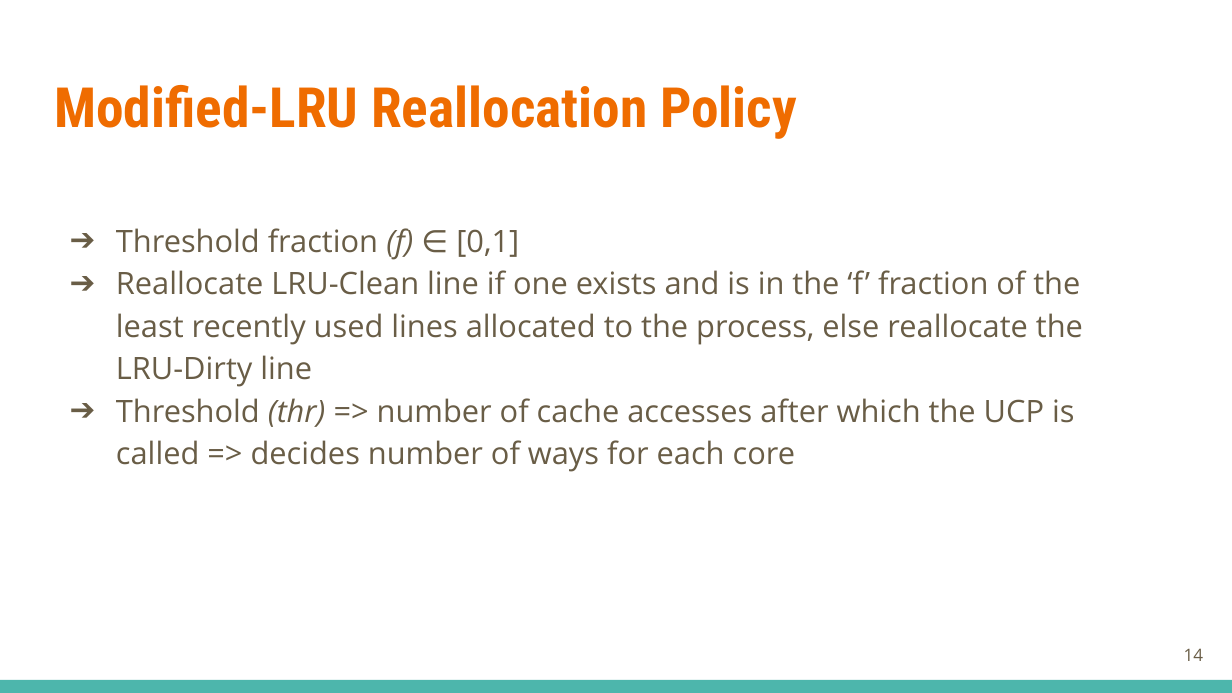
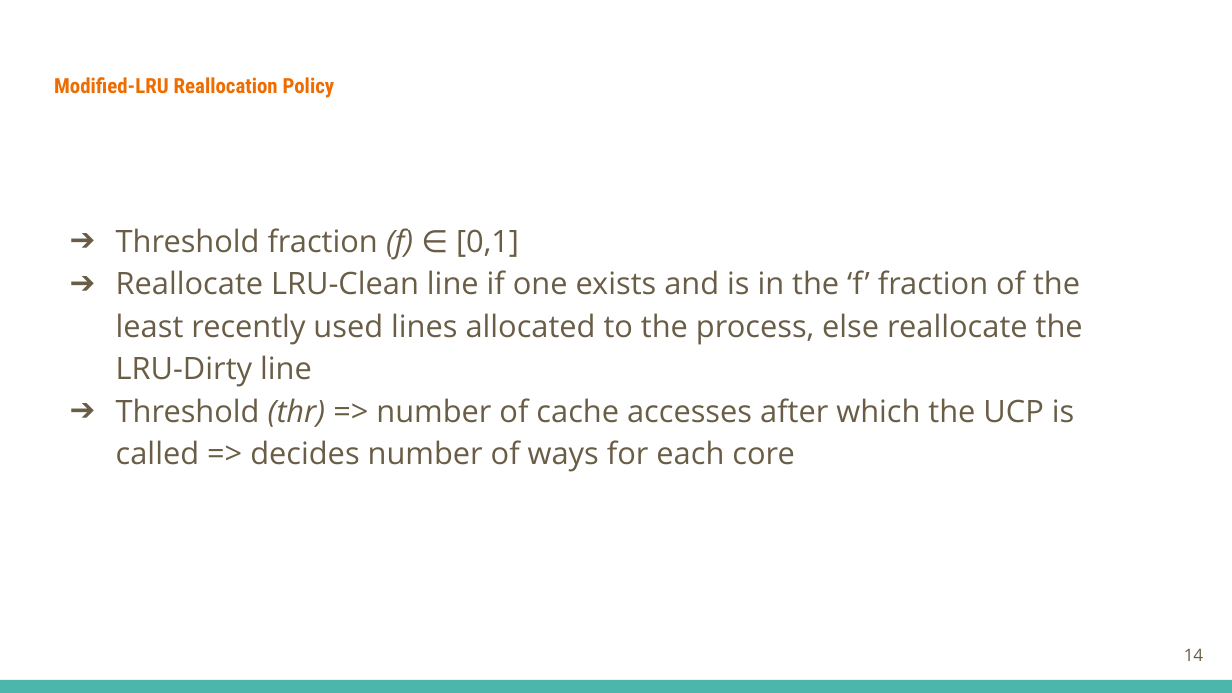
Before and after one commit to AnubhavBhatla/AnubhavBhatla.github.io, a slide deck: slide 14 of assets/pptx/R&D_presentation.pptx. Drawn at 1232x693 pixels with LibreOffice and Linux fonts; fonts in the diff are those of the drawing. Boxes give left, top, right and bottom in pixels: in the first picture for what was removed or moved away, otherwise in the second. Text is boxed around its words. In the diff, an @@ line names an element or a change of style, - is before the commit and + after.

```diff
--- a/assets/pptx/R&D_presentation.pptx
+++ b/assets/pptx/R&D_presentation.pptx
@@ text "Modified-LRU Reallocation Policy" at (54, 77, 335, 98): size 32.4 to 12.2 pt @@
```
Also in this commit, not shown: 25 other slides changed, 7 other files.
